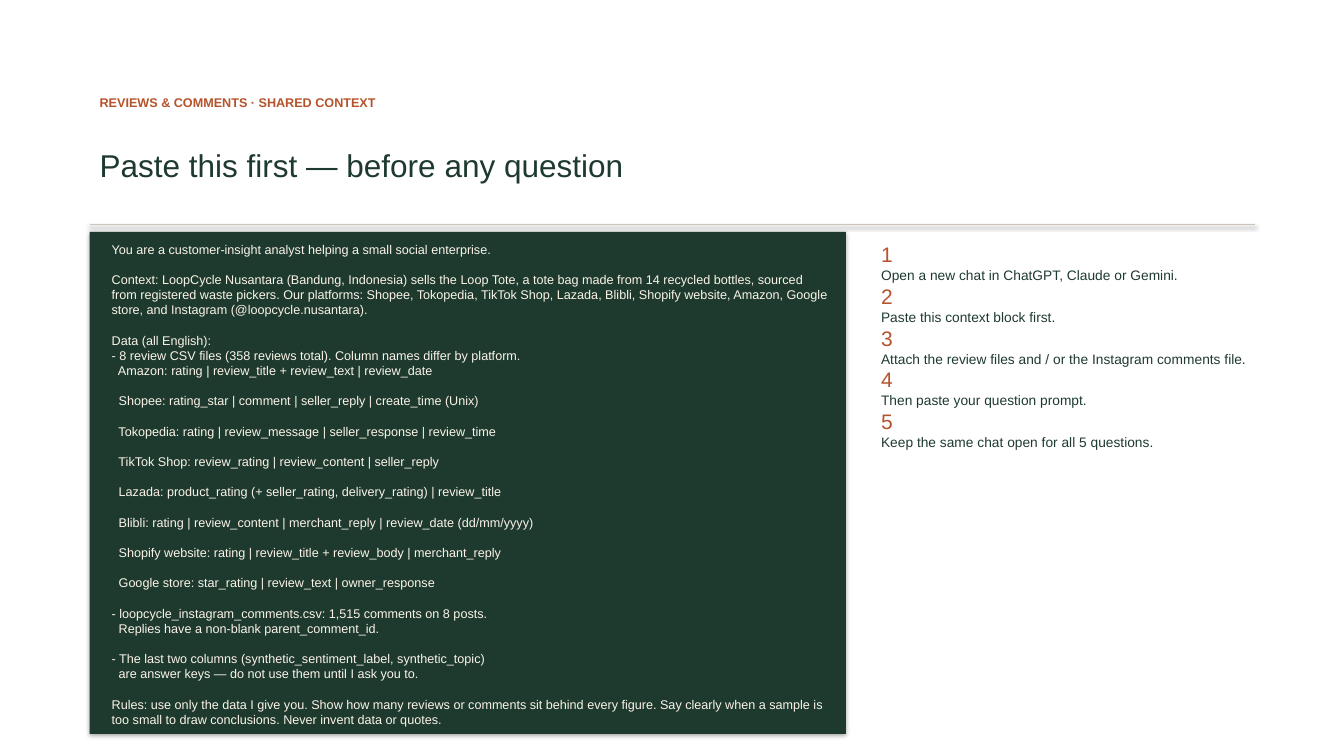
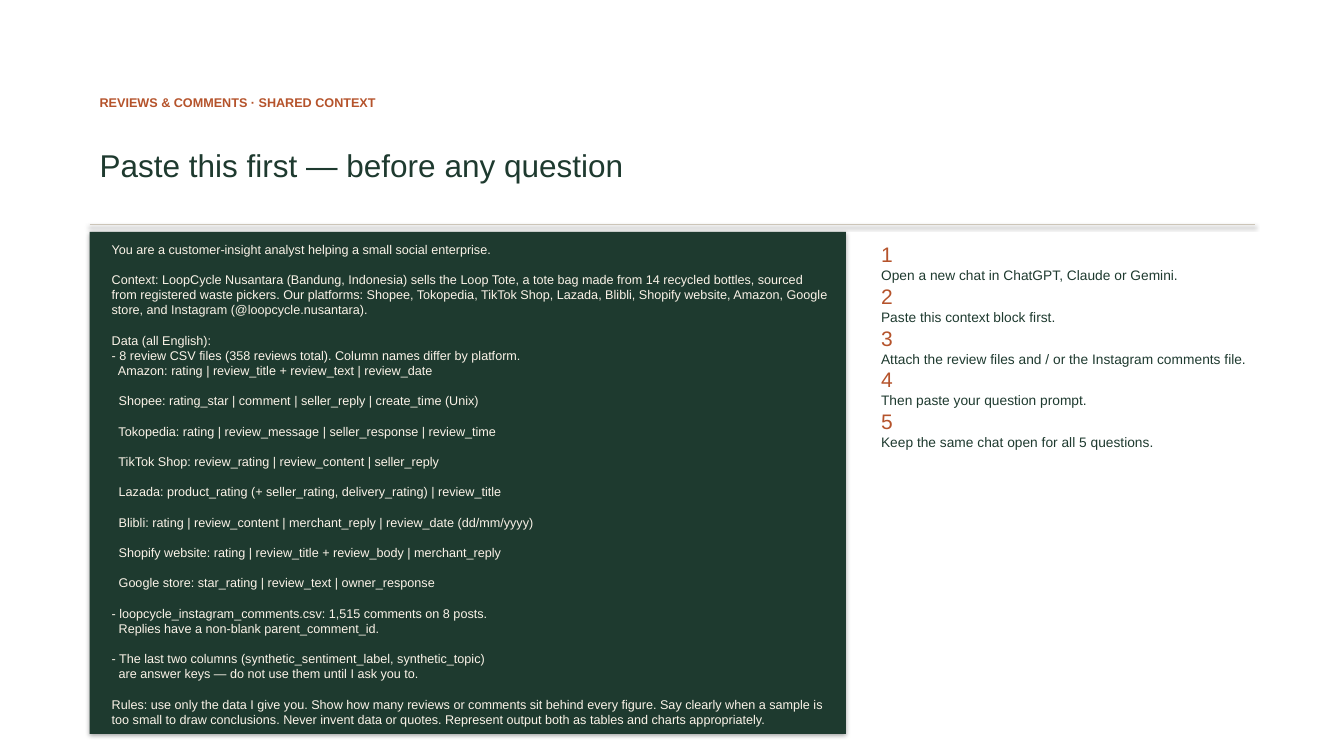
Before and after one commit to itsbharathp/LoopCycle, a slide deck: slide 36 of Prestentations/AI for Content Creation — The Basics.pptx. Drawn at 1344x756 pixels with LibreOffice and Linux fonts; fonts in the diff are those of the drawing. Boxes give left, top, right and bottom in pixels: in the first picture for what was removed or moved away, otherwise in the second. Text is boxed around its words. In the diff, an @@ line names an element or a change of style, - is before the commit and + after.

Commit message:
Slide Updates

```diff
--- a/Prestentations/AI for Content Creation — The Basics.pptx
+++ b/Prestentations/AI for Content Creation — The Basics.pptx
@@ text at [112,700,822,727]: text changed @@
-Rules: use only the data I give you. Show how many reviews or comments sit behind every figure. Say clearly when a sample is too small to draw conclusions. Never invent data or quotes.
+Rules: use only the data I give you. Show how many reviews or comments sit behind every figure. Say clearly when a sample is too small to draw conclusions. Never invent data or quotes. Represent output both as tables and charts appropriately.
```
